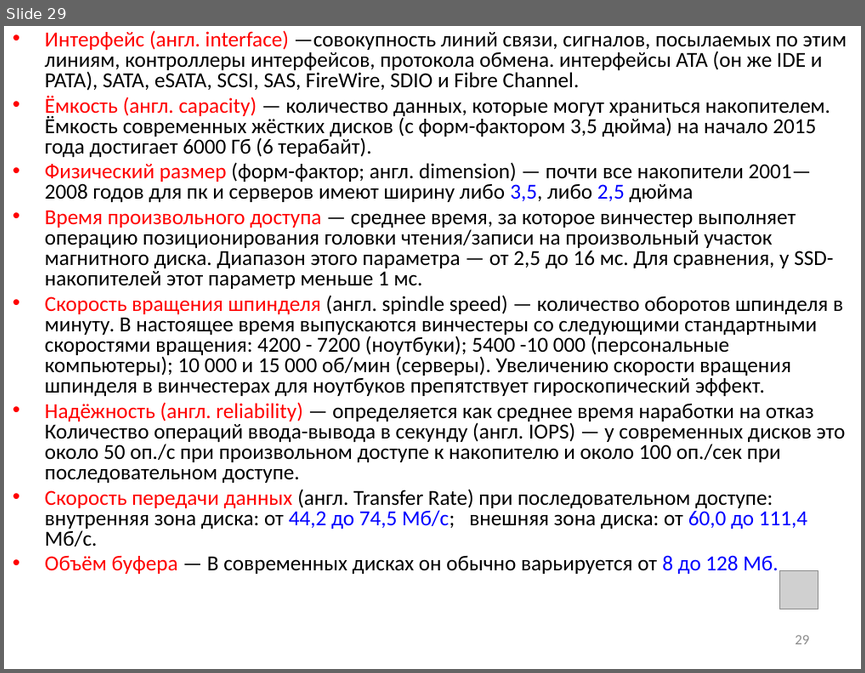
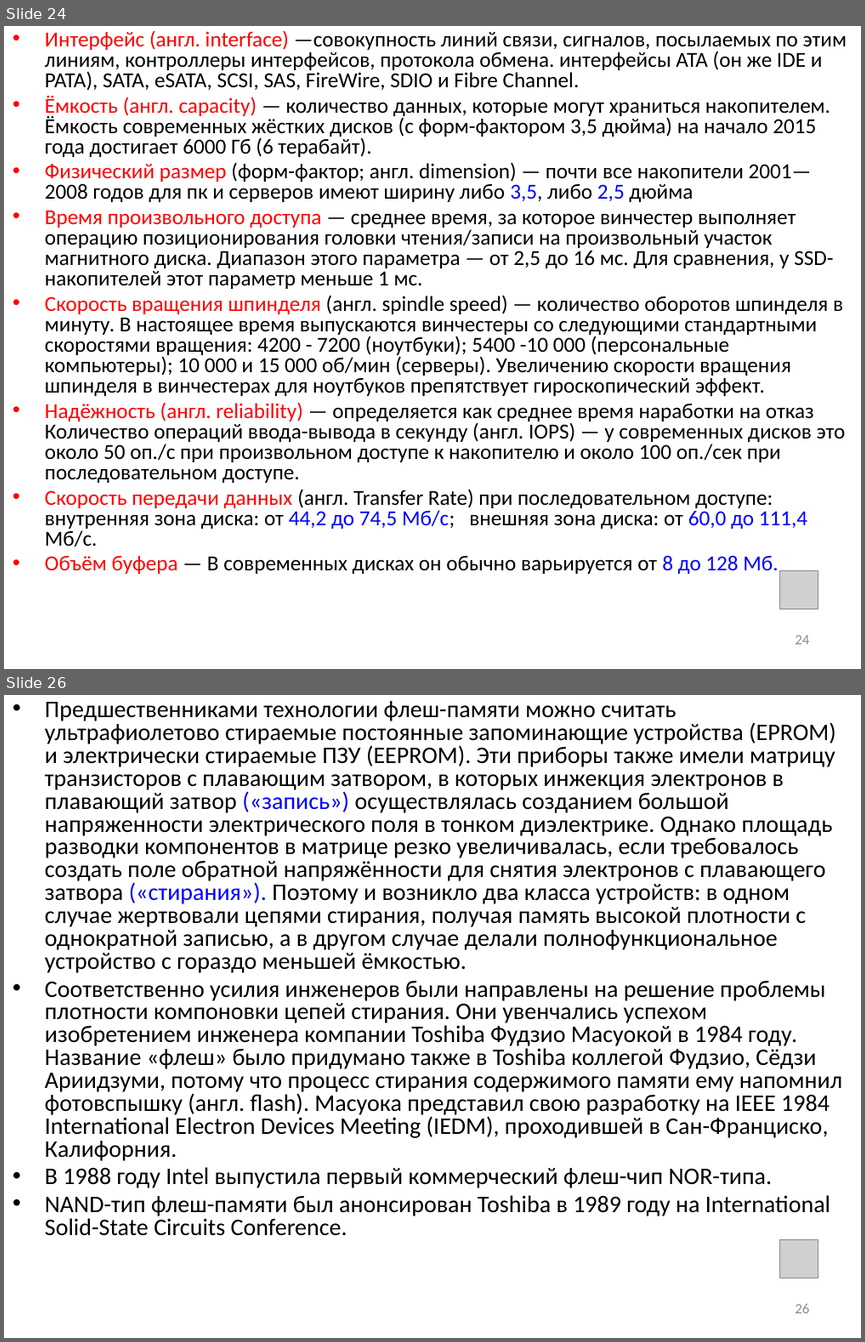
Before and after one commit to saysaysx/manual_materials, a slide deck: inf/audio/inf_5_sysbl_final.pptx. Shown one above the other, each under a label of ours: slide 29 before the commit, slides 24 and 26 after it; the slides between them are not shown. The pictures are 865x673 and 865x1342 pixels, drawn with LibreOffice and Linux fonts; fonts in the diff are those of the drawing; grey boxes stand for pictures. Boxes give left, top, right and bottom in pixels: in the first picture for what was removed or moved away, otherwise in the second. Text is boxed around its words. In the diff, an @@ line names an element or a change of style, - is before the commit and + after.

```diff
--- a/inf/audio/inf_5_sysbl_final.pptx
+++ b/inf/audio/inf_5_sysbl_final.pptx
@@ slide 26 added at [4,695,861,1338], background #FFFFFF @@
@@ text added at [45,701,842,1236], 20 pt, text #000000 @@
+• Предшественниками технологии флеш-памяти можно считать ультрафиолетово стираемые постоянные запоминающие устройства (EPROM) и электрически стираемые ПЗУ (EEPROM). Эти приборы также имели матрицу транзисторов с плавающим затвором, в которых инжекция электронов в плавающий затвор («запись») осуществлялась созданием большой напряженности электрического поля в тонком диэлектрике. Однако площадь разводки компонентов в матрице резко увеличивалась, если требовалось создать поле обратной напряжённости для снятия электронов с плавающего затвора («стирания»). Поэтому и возникло два класса устройств: в одном случае жертвовали цепями стирания, получая память высокой плотности с однократной записью, а в другом случае делали полнофункциональное устройство с гораздо меньшей ёмкостью.
+• Соответственно усилия инженеров были направлены на решение проблемы плотности компоновки цепей стирания. Они увенчались успехом изобретением инженера компании Toshiba Фудзио Масуокой в 1984 году. Название «флеш» было придумано также в Toshiba коллегой Фудзио, Сёдзи Ариидзуми, потому что процесс стирания содержимого памяти ему напомнил фотовспышку (англ. flash). Масуока представил свою разработку на IEEE 1984 International Electron Devices Meeting (IEDM), проходившей в Сан-Франциско, Калифорния.
+• В 1988 году Intel выпустила первый коммерческий флеш-чип NOR-типа.
+• NAND-тип флеш-памяти был анонсирован Toshiba в 1989 году на International Solid-State Circuits Conference.
@@ picture added at [779,1239,818,1277] @@
@@ page number added at [794,1304,809,1313], 12 pt, text #8C8C8C @@
+26
@@ what was slide 29 is now slide 24 @@
@@ page number at [794,635,809,644]: text changed @@
-29
+24
```
Also in this commit, not shown: 6 slides changed, 21 other slides added, 13 slides removed.
